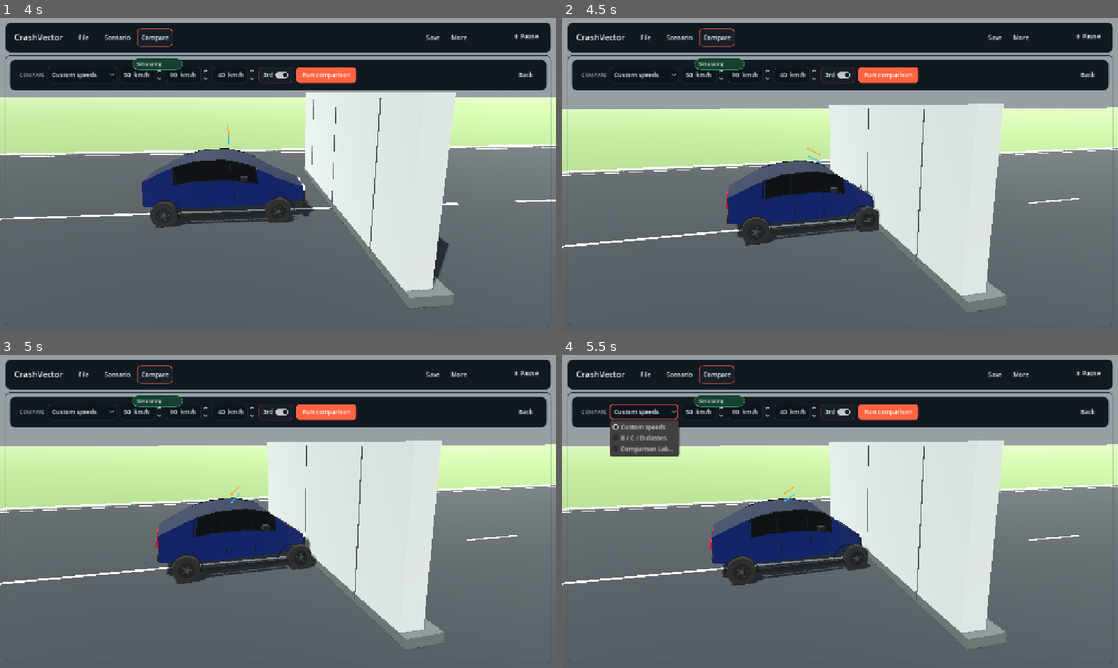
Above: before the commit, frames 1-4 (two rows, left to right).
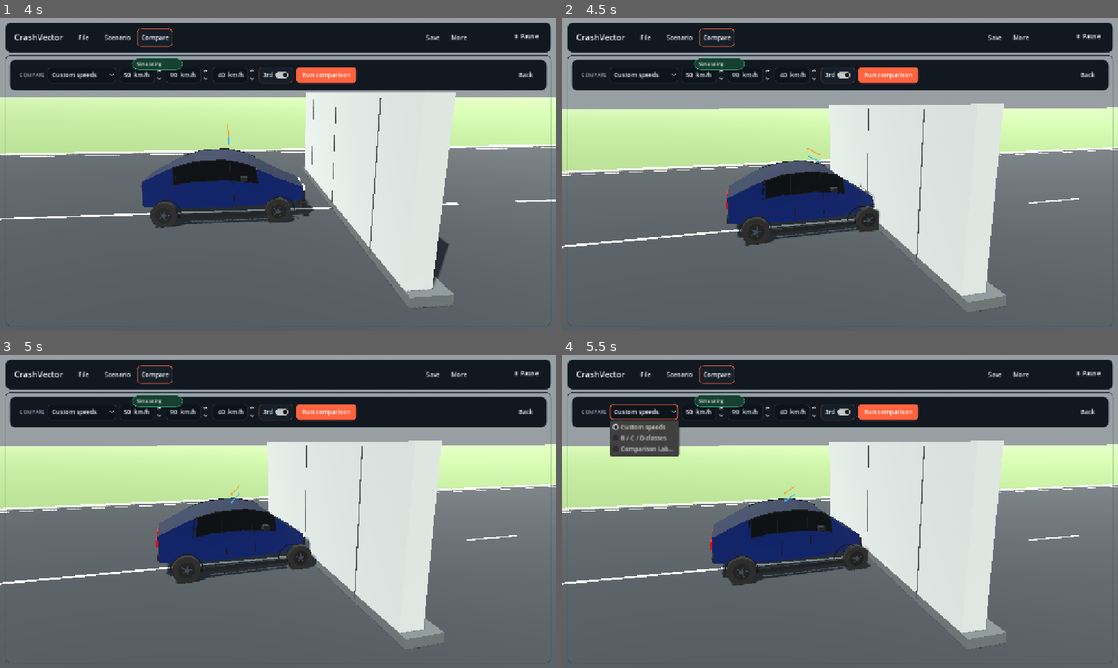
Above: after the commit, the same moments.

Repository: ArrowSK/crashvector
Game: Godot game, scene res://app/main.tscn
Two runs of this game, one before a commit and one after it. Both use one fixed random seed, a clock stepped at 60 frames per second and the inputs below.
Inputs (mouse positions are in pixels of both pictures, inside the frame that each line leads up to):
- Up to frame 1 (4 s): click "File" at 0.5 s; click "Scenario" at 1.25 s; click "Compare" at 2 s; click "More" at 2.75 s; click "▶ Run simulation" at 3.5 s
- Up to frame 2 (4.5 s): tap Enter at 4.25 s; move the mouse to (962, 158) at 4.27 s; hold Right from 4.28 s (still down); click (962, 158) at 4.42 s
- Up to frame 3 (5 s): keep holding Right
- Up to frame 4 (5.5 s): release Right at 5 s; click "Custom speeds" at 5 s

Frame 1 is identical in both runs. In frame 2, less than 0.1% of the frame differs, in the area x 2-100%, y 27-91%; in frame 3, less than 0.1%; in frame 4, less than 0.1%.

Commit message:
fix: give front crash box physical collapse travel

Diff:
--- a/src/vehicles/compact_hatchback.gd
+++ b/src/vehicles/compact_hatchback.gd
@@ -47,6 +47,10 @@
 var safety_cell_collision: CollisionShape3D
 var safety_cell_base_size_m := Vector3.ZERO
 var safety_cell_base_position_m := Vector3.ZERO
+var front_contact_collision: CollisionShape3D
+var front_contact_base_size_m := Vector3.ZERO
+var front_contact_base_position_m := Vector3.ZERO
+var front_contact_neutral_face_x_m := 0.0
 
 # M16.2 is the production presentation. It hides the legacy bumper and the
 # procedural lamp/grille details in favour of a Kenney body fitted to the
@@ -273,11 +277,14 @@
 		vehicle_preset_id,
 		CompactHatchbackBuilder.STATION_X[CompactHatchbackBuilder.FRONT_STATION] * scale_x
 	)
-	rigid_chassis.add_box_shape(
+	front_contact_collision = rigid_chassis.add_box_shape(
 		"FrontContactCollision",
 		Vector3(0.22 * scale_x, 0.56 * scale_y, 1.34 * scale_z),
 		Vector3((bumper_face_x - 0.11 * scale_x), 0.72 * scale_y, 0.0)
 	)
+	front_contact_base_size_m = (front_contact_collision.shape as BoxShape3D).size
+	front_contact_base_position_m = front_contact_collision.position
+	front_contact_neutral_face_x_m = bumper_face_x
 	# Keep the production nose, first physical impact face and deformation origin
 	# in one coordinate system. This replaces probe-based visual contact guesses.
 	rigid_chassis.configure_front_contact_frame(bumper_face_x)
@@ -320,6 +327,7 @@
 	front_bumper_detached = false
 	front_bumper_velocity_ms = Vector3.ZERO
 	_reset_safety_cell_collision()
+	_reset_front_contact_collision()
 
 func _restore_reference_structure() -> void:
 	if rigid_chassis == null or hybrid_reference_local_positions.size() != model.nodes.size():
@@ -337,6 +345,16 @@
 	box.size = safety_cell_base_size_m
 	safety_cell_collision.position = safety_cell_base_position_m
 	rigid_chassis.set_front_crush_probe_mount_x(safety_cell_base_position_m.x + safety_cell_base_size_m.x * 0.5)
+
+func _reset_front_contact_collision() -> void:
+	if front_contact_collision == null:
+		return
+	var box := front_contact_collision.shape as BoxShape3D
+	if box == null:
+		return
+	box.size = front_contact_base_size_m
+	front_contact_collision.position = front_contact_base_position_m
+	rigid_chassis.configure_front_contact_frame(front_contact_neutral_face_x_m)
 
 func _sync_model_to_chassis() -> void:
 	if rigid_chassis == null:
@@ -532,6 +550,7 @@
 	hybrid_rear_buckle_m = maxf(hybrid_rear_buckle_m, lerpf(hybrid_rear_buckle_m, float(stage_targets["rear_m"]), alpha))
 	var retreat_target := hybrid_firewall_intrusion_m + hybrid_cabin_collapse_m * 0.75 + hybrid_rear_buckle_m * 0.18
 	hybrid_cell_front_retreat_m = maxf(hybrid_cell_front_retreat_m, lerpf(hybrid_cell_front_retreat_m, retreat_target, alpha))
+	_update_front_contact_collision_shape()
 	_update_safety_cell_collision_shape()
 
 	var sections: Array[Dictionary] = [
@@ -657,6 +676,35 @@
 	# lateral rays only close offset-contact blind spots and must retreat with it.
 	rigid_chassis.set_front_crush_probe_mount_x(front_face_x)
 
+func _update_front_contact_collision_shape() -> void:
+	# The outer collision volume represents the deformable bumper beam and crash
+	# rails, rather than an undeformable visual proxy.  First contact is at the
+	# neutral Kenney body face; after a real impact, the same volume retreats by
+	# the committed local crush.  This gives Godot physical crush travel instead
+	# of trapping the chassis behind a fixed invisible bumper and is kept separate
+	# from the protected-cell retreat used only after severe failure.
+	if front_contact_collision == null or rigid_chassis == null:
+		return
+	var box := front_contact_collision.shape as BoxShape3D
+	if box == null:
+		return
+	var minimum_length := maxf(front_contact_base_size_m.x * 0.45, 0.06)
+	var neutral_rear_face := front_contact_base_position_m.x - front_contact_base_size_m.x * 0.5
+	var requested_face := front_contact_neutral_face_x_m - hybrid_target_front_crush_m - hybrid_cell_front_retreat_m
+	# The sacrificial crash box must not retreat through the protected-cell face.
+	# Once its available length is exhausted, the cell collision owns subsequent
+	# contacts and the staged M13 path moves that face instead.
+	var cell_front_face := safety_cell_base_position_m.x + safety_cell_base_size_m.x * 0.5 - hybrid_cell_front_retreat_m
+	var outer_face := maxf(requested_face, cell_front_face + minimum_length)
+	var inner_face := minf(neutral_rear_face, outer_face - minimum_length)
+	var new_size := front_contact_base_size_m
+	new_size.x = maxf(outer_face - inner_face, minimum_length)
+	box.size = new_size
+	var new_position := front_contact_base_position_m
+	new_position.x = (outer_face + inner_face) * 0.5
+	front_contact_collision.position = new_position
+	rigid_chassis.configure_front_contact_frame(outer_face)
+
 func _update_geometric_crush_measurement() -> void:
 	var front := PassengerCarBuilder.front_contact_nodes()
 	if front.is_empty():
